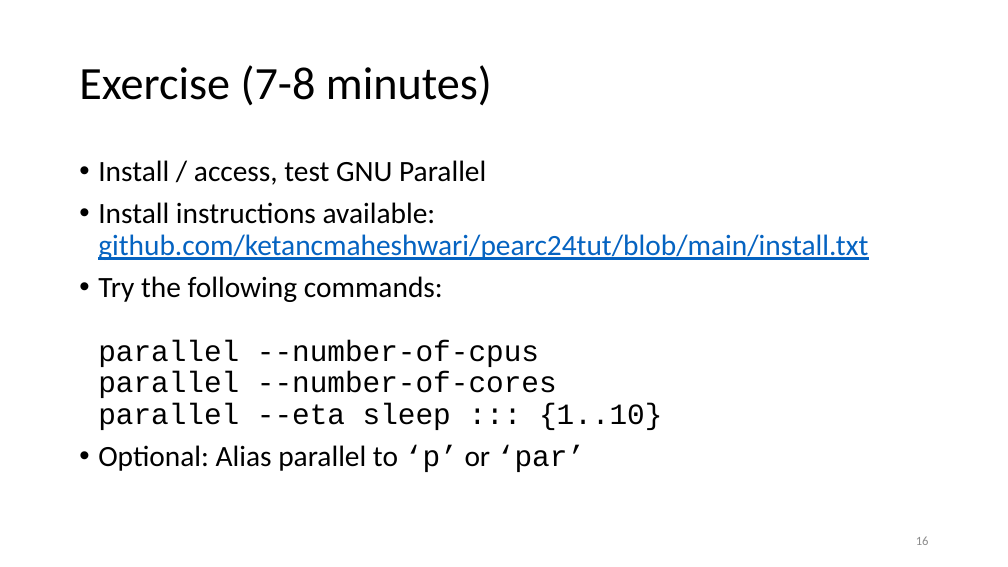
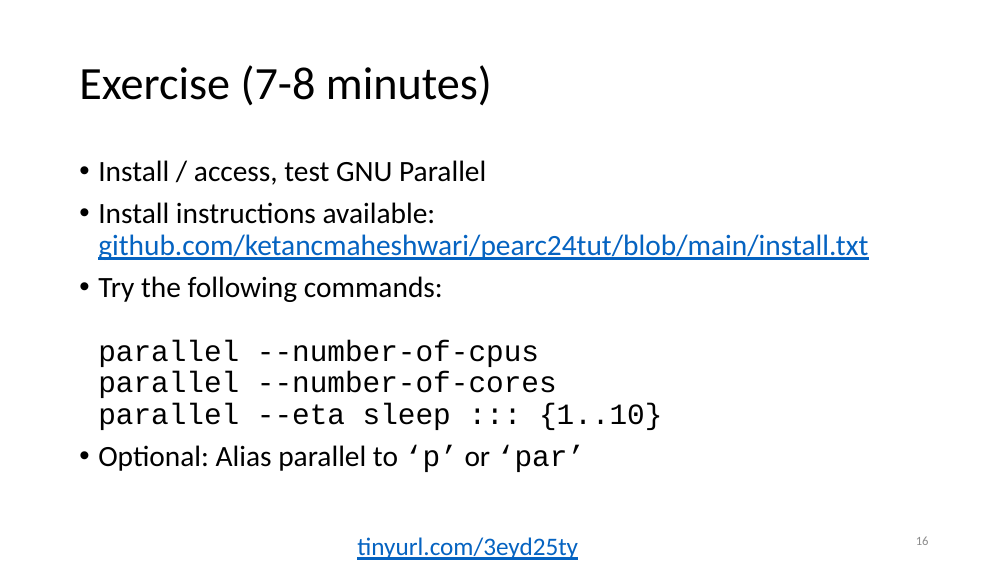
Before and after one commit to ketancmaheshwari/pearc24tut, a slide deck: slide 16 of gnu-parallel-tutorial.pptx. Drawn at 1008x567 pixels with LibreOffice and Linux fonts; fonts in the diff are those of the drawing. Boxes give left, top, right and bottom in pixels: in the first picture for what was removed or moved away, otherwise in the second. Text is boxed around its words. In the diff, an @@ line names an element or a change of style, - is before the commit and + after.

```diff
--- a/gnu-parallel-tutorial.pptx
+++ b/gnu-parallel-tutorial.pptx
@@ text added at bbox=[357, 537, 578, 560], 18 pt, text #0563C1, underline @@
+tinyurl.com/3eyd25ty
```
Also in this commit, not shown: 7 other slides changed.
